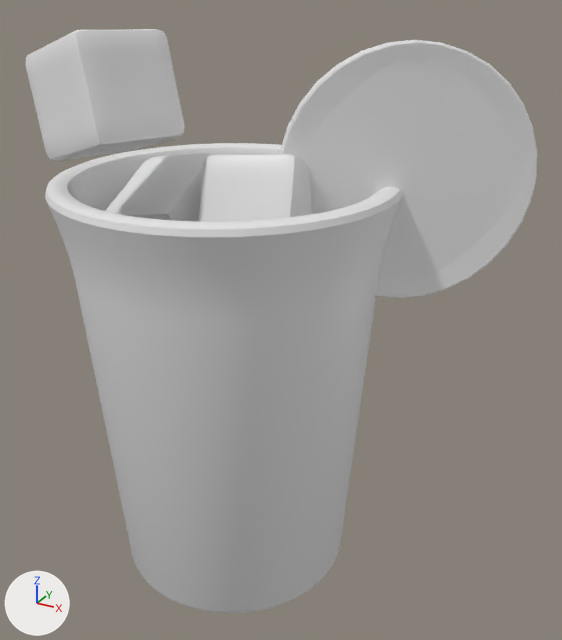
An edit to the OBJ model public/assets/drink-baked/blog0051.obj, drawn before and after from the same camera.
One viewpoint serves both versions: a camera (50 mm lens) standing at (3.45, -5.34, 5.2) and looking at (0.48, 0.06, 2.5). The lights are fixed; the arrows at lower left show +X, +Y and +Z. The first picture is the older version. Where no turn or scale is listed for an object, it has been applied to the vertices.

Script lines for the objects in view, before the commit:
```python
me_circle_001 = bpy.data.meshes.new('Circle.001')
me_circle_001.from_pydata(...)  # 834 vertices, 832 faces; spans x 0.5..2.3, y -0.15..0.97, z 2.77..4.78
me_cube = bpy.data.meshes.new('Cube')
me_cube.from_pydata(...)  # 386 vertices, 384 faces; spans x -0.628..0.65, y -0.625..0.62, z 1.798..2.88
me_cube_001 = bpy.data.meshes.new('Cube.001')
me_cube_001.from_pydata(...)  # 386 vertices, 384 faces; spans x -0.944..-0.027, y -0.562..0.52, z 2.724..3.854
me_cube_002 = bpy.data.meshes.new('Cube.002')
me_cube_002.from_pydata(...)  # 386 vertices, 384 faces; spans x -0.054..0.863, y -0.616..0.452, z 2.935..3.994
me_cube_003 = bpy.data.meshes.new('Cube.003')
me_cube_003.from_pydata(...)  # 386 vertices, 384 faces; spans x -1.16..-0.072, y -1.184..-0.181, z 3.899..4.872
me_cylinder = bpy.data.meshes.new('Cylinder')
me_cylinder.from_pydata(...)  # 960 vertices, 898 faces; spans x -1.44..1.44, y -1.44..1.44, z 0.0..3.71
me_plane = bpy.data.meshes.new('Plane')
me_plane.from_pydata(...)  # 252 vertices, 74 faces; spans x -1.31..1.31, y -1.3..1.3, z 3.0..3.15
ob_circle_001 = bpy.data.objects.new('Circle.001', me_circle_001)
ob_circle_001.location = (0.0, 0.0, 0.0)
ob_cube = bpy.data.objects.new('Cube', me_cube)
ob_cube.location = (0.0, 0.0, 0.0)
ob_cube_001 = bpy.data.objects.new('Cube.001', me_cube_001)
ob_cube_001.location = (0.0, 0.0, 0.0)
ob_cube_002 = bpy.data.objects.new('Cube.002', me_cube_002)
ob_cube_002.location = (0.0, 0.0, 0.0)
ob_cube_003 = bpy.data.objects.new('Cube.003', me_cube_003)
ob_cube_003.location = (0.0, 0.0, 0.0)
ob_cylinder = bpy.data.objects.new('Cylinder', me_cylinder)
ob_cylinder.location = (0.0, 0.0, 0.0)
ob_plane = bpy.data.objects.new('Plane', me_plane)
ob_plane.location = (0.0, 0.0, 0.0)
```
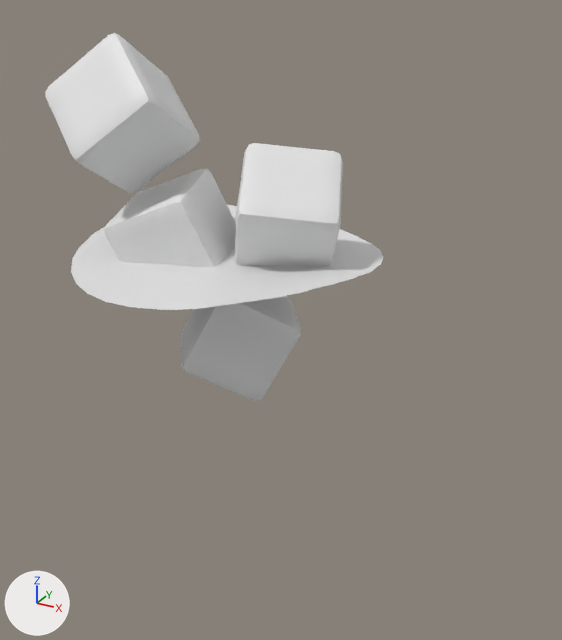
Boxes [x1, y1, x2, y2] around the edits, measured in the pictures (562 x 640 px; the box of a moved part takes in the faces that stretch with it):
```json
{"object": "Cylinder", "change": "deleted", "before": [45, 143, 402, 613]}
{"object": "Circle.001", "change": "deleted", "before": [280, 40, 537, 298]}
{"object": "Cube.003", "change": "reshaped", "before": [26, 29, 184, 161], "after": [45, 33, 200, 193], "on screen": "21% taller"}
{"object": "Cube.002", "change": "reshaped", "before": [199, 154, 312, 222], "after": [234, 143, 343, 266]}
{"object": "Cube.001", "change": "reshaped", "before": [106, 153, 213, 221], "after": [104, 169, 236, 268]}
{"part": 1, "of": "me_cube", "change": "moved or reshaped", "after": [181, 296, 301, 401], "on screen": "not visible before"}
{"part": 5, "of": "me_plane", "change": "moved or reshaped", "after": [71, 205, 383, 310], "on screen": "not visible before"}
```

Edits to the scene script, one JSON object a line:
```json
{"block": "me_cube", "where": "# used by ob_cube; location = (0.0, 0.0, 0.0)"}
{"op": "remove", "block": "me_cube", "code": "me_cube.from_pydata(...)  # 386 vertices, 384 faces; spans x -0.628..0.65, y -0.625..0.62, z 1.798..2.88"}
{"op": "add", "block": "me_cube", "code": "me_cube.from_pydata(...)  # 386 vertices, 384 faces; spans x -0.568..0.681, y -0.554..0.635, z 1.773..2.811"}
{"block": "me_cube", "change": "me_cube part 1: the whole mesh is multiplied about its middle by the matrix ((-0.951, -0.3, 0.069), (-0.04, 0.345, 0.938), (-0.305, 0.89, -0.34)), then moved by (0.045, 0.043, -0.047)"}
{"block": "me_cube_001", "where": "# used by ob_cube_001; location = (0.0, 0.0, 0.0)"}
{"op": "remove", "block": "me_cube_001", "code": "me_cube_001.from_pydata(...)  # 386 vertices, 384 faces; spans x -0.944..-0.027, y -0.562..0.52, z 2.724..3.854"}
{"op": "add", "block": "me_cube_001", "code": "me_cube_001.from_pydata(...)  # 386 vertices, 384 faces; spans x -1.008..0.114, y -0.641..0.409, z 2.619..3.693"}
{"block": "me_cube_001", "change": "me_cube_001 part 2: the whole mesh is multiplied about its middle by the matrix ((0.949, -0.174, -0.262), (0.249, 0.925, 0.288), (0.192, -0.339, 0.921)), then moved by (0.039, -0.095, -0.133)"}
{"block": "me_cube_002", "where": "# used by ob_cube_002; location = (0.0, 0.0, 0.0)"}
{"op": "remove", "block": "me_cube_002", "code": "me_cube_002.from_pydata(...)  # 386 vertices, 384 faces; spans x -0.054..0.863, y -0.616..0.452, z 2.935..3.994"}
{"op": "add", "block": "me_cube_002", "code": "me_cube_002.from_pydata(...)  # 386 vertices, 384 faces; spans x -0.081..1.067, y -0.471..0.77, z 2.862..3.975"}
{"block": "me_cube_002", "change": "me_cube_002 part 3: the whole mesh is multiplied about its middle by the matrix ((0.339, -0.631, 0.698), (-0.316, -0.775, -0.548), (0.886, -0.035, -0.462)), then moved by (0.089, 0.232, -0.046)"}
{"block": "me_cube_003", "where": "# used by ob_cube_003; location = (0.0, 0.0, 0.0)"}
{"op": "remove", "block": "me_cube_003", "code": "me_cube_003.from_pydata(...)  # 386 vertices, 384 faces; spans x -1.16..-0.072, y -1.184..-0.181, z 3.899..4.872"}
{"op": "add", "block": "me_cube_003", "code": "me_cube_003.from_pydata(...)  # 386 vertices, 384 faces; spans x -1.346..-0.26, y -0.863..0.324, z 3.522..4.804"}
{"block": "me_cube_003", "change": "me_cube_003 part 4: the whole mesh is multiplied about its middle by the matrix ((0.846, -0.239, -0.477), (0.468, 0.763, 0.447), (0.256, -0.601, 0.757)), then moved by (-0.188, 0.413, -0.223)"}
{"block": "me_plane", "where": "# used by ob_plane; location = (0.0, 0.0, 0.0)"}
{"op": "remove", "block": "me_plane", "code": "me_plane.from_pydata(...)  # 252 vertices, 74 faces; spans x -1.31..1.31, y -1.3..1.3, z 3.0..3.15"}
{"op": "add", "block": "me_plane", "code": "me_plane.from_pydata(...)  # 216 vertices, 159 faces; spans x -1.31..1.31, y -1.31..1.31, z 3.0..3.15"}
{"block": "me_plane", "change": "me_plane part 5: 2 vertices moved within x -1.17..1.17, y -0.58..0.58, z 3.05; 204 vertices removed from x -1.31..1.31, y -1.3..1.3, z 3.0..3.15; 168 vertices added at x -1.29..1.29, y -1.31..1.31, z 3.0..3.15"}
{"op": "remove", "block": "ob_circle_001", "code": ["ob_circle_001 = bpy.data.objects.new('Circle.001', me_circle_001)", "ob_circle_001.location = (0.0, 0.0, 0.0)"]}
{"op": "remove", "block": "ob_cylinder", "code": ["ob_cylinder = bpy.data.objects.new('Cylinder', me_cylinder)", "ob_cylinder.location = (0.0, 0.0, 0.0)"]}
```
